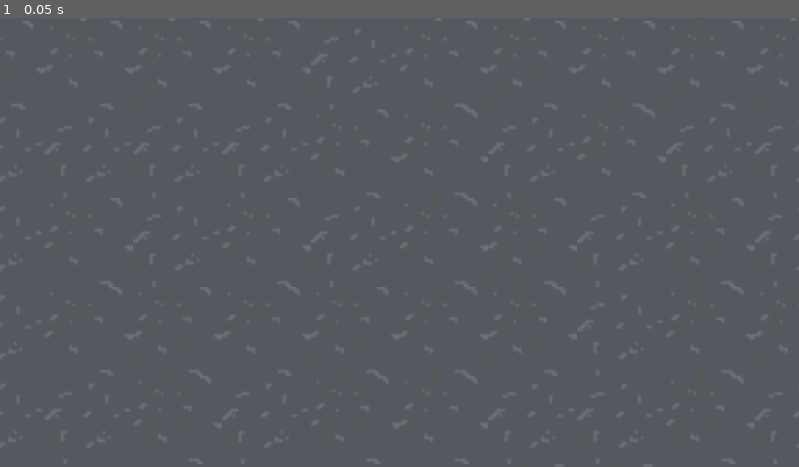
Above: before the commit, frame 1.
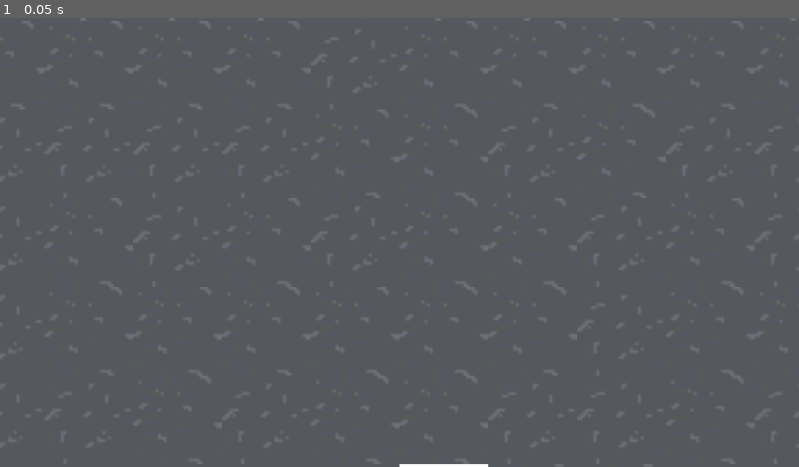
Above: after the commit, the same moment.

Repository: TomiZ87/spooky-game-jam-2025
Game: Godot game, scene res://scenes/room.tscn
Same seed, same stepped clock (60 frames per second), same inputs: the game is played once before the commit and once after it.
Inputs:
- Up to frame 1 (0.05 s): no input

The runs differ from the first frame. In frame 1, less than 0.1% of the frame differs, in the area x 49-62%, y 99-100%.

Commit message:
#5 feat: add cash register placeholder and colliding area

Diff:
--- /dev/null
+++ b/project/assets/scripts/cash_register.gd
@@ -0,0 +1,3 @@
+extends Node
+
+signal interact
--- a/project/scenes/room.tscn
+++ b/project/scenes/room.tscn
@@ -55,3 +55,17 @@
 [node name="Camera2D" type="Camera2D" parent="."]
 position = Vector2(288, 112)
 zoom = Vector2(4, 4)
+
+[node name="CashRegister" type="Node2D" parent="."]
+position = Vector2(288, 201)
+
+[node name="ColorRect" type="ColorRect" parent="CashRegister"]
+offset_top = -9.0
+offset_right = 32.0
+offset_bottom = 23.0
+
+[node name="Area2D" type="Area2D" parent="CashRegister"]
+position = Vector2(0, -9)
+
+[node name="RegisterArea" type="CollisionPolygon2D" parent="CashRegister/Area2D"]
+polygon = PackedVector2Array(0, 32, -32, 64, 64, 64, 32, 32)
Not shown, added: project/assets/scripts/cash_register.gd.uid
